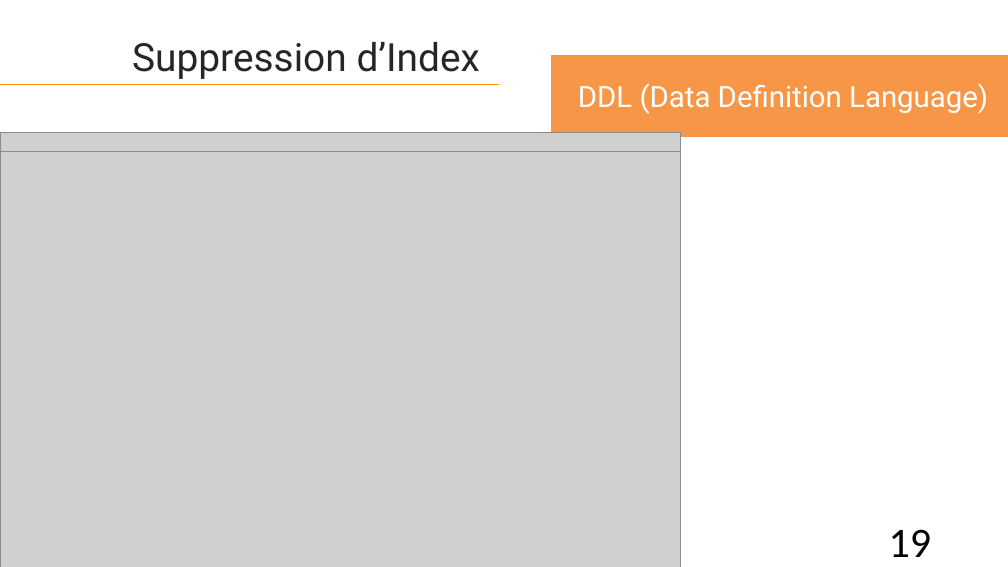
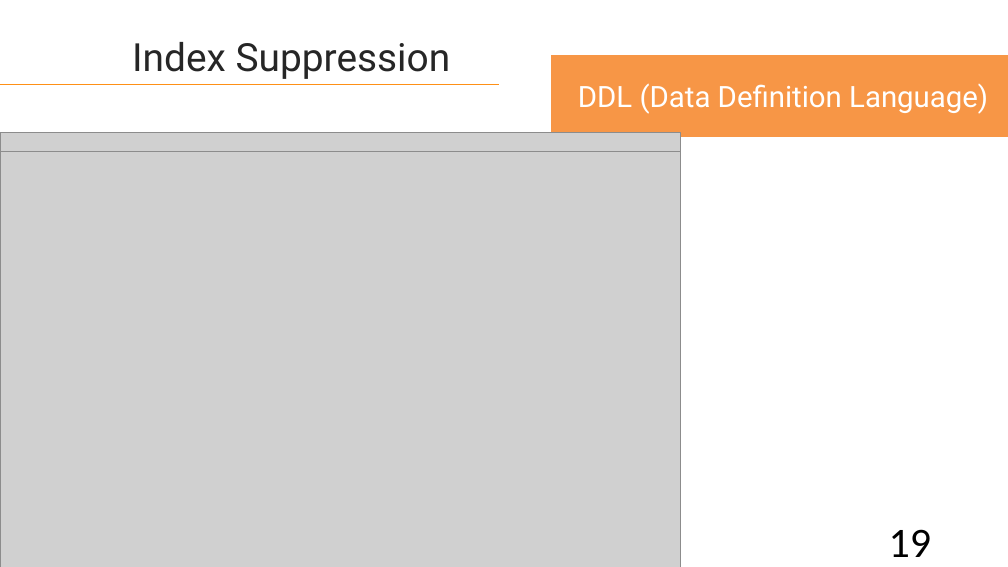
Before and after one commit to lahcenrahlaoui/Wingardium_Leviosaaaa, a slide deck: slide 19 of Presentation-projet-SQLite (1) - Copy.pptx. Drawn at 1008x567 pixels with LibreOffice and Linux fonts; fonts in the diff are those of the drawing; grey boxes stand for pictures. Boxes give left, top, right and bottom in pixels: in the first picture for what was removed or moved away, otherwise in the second. Text is boxed around its words. In the diff, an @@ line names an element or a change of style, - is before the commit and + after.

```diff
--- a/Presentation-projet-SQLite (1) - Copy.pptx
+++ b/Presentation-projet-SQLite (1) - Copy.pptx
@@ text at box(132, 42, 451, 79): text changed @@
-Suppression d’Index
+Index Suppression
```
Also in this commit, not shown: 17 other slides changed.
